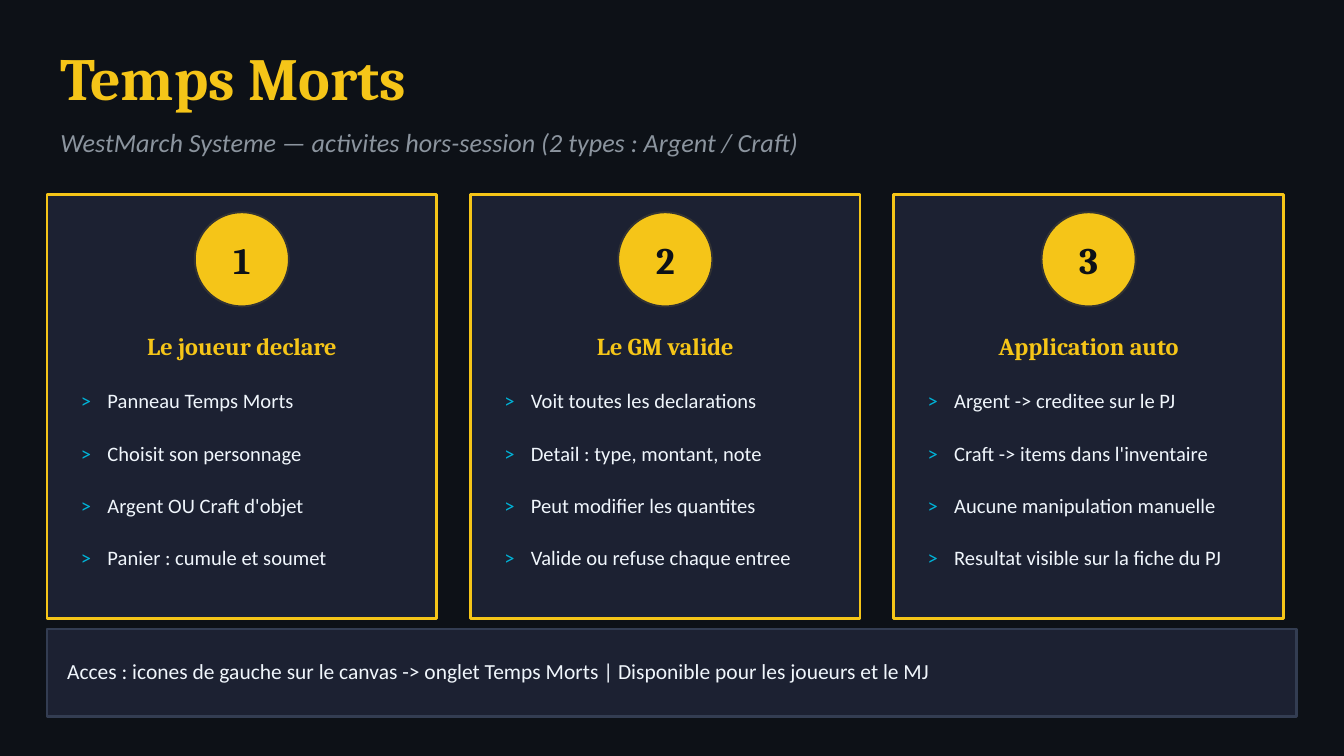
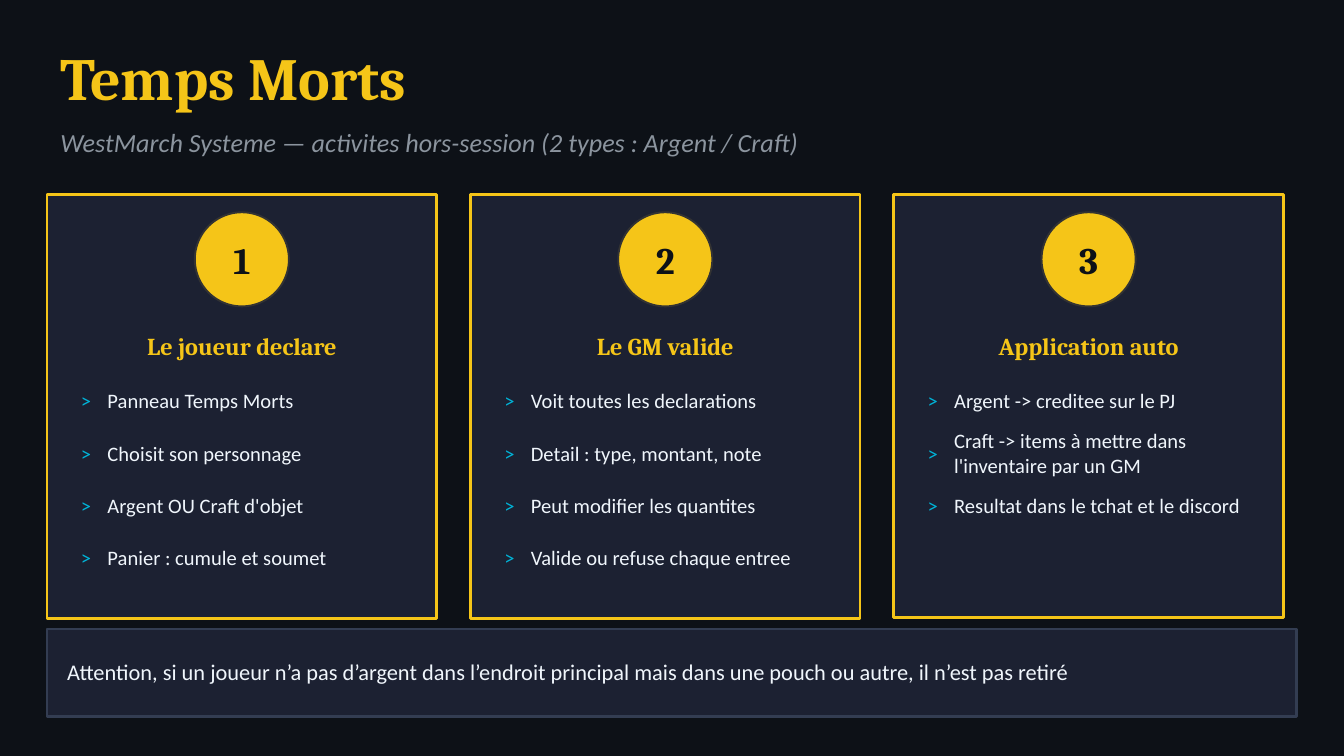
Before and after one commit to Gaetannnnnnnn/westmarch, a slide deck: slide 10 of Guide_MJ_Ashara.pptx. Drawn at 1344x756 pixels with LibreOffice and Linux fonts; fonts in the diff are those of the drawing. Boxes give left, top, right and bottom in pixels: in the first picture for what was removed or moved away, otherwise in the second. Text is boxed around its words. In the diff, an @@ line names an element or a change of style, - is before the commit and + after.

```diff
--- a/Guide_MJ_Ashara.pptx
+++ b/Guide_MJ_Ashara.pptx
@@ text at <box>954,433,1186,477</box>: text changed @@
-Craft -> items dans l'inventaire
+Craft -> items à mettre dans l'inventaire par un GM
@@ text at <box>954,498,1240,513</box>: text changed @@
-Aucune manipulation manuelle
+Resultat dans le tchat et le discord
@@ text removed at <box>914,534,952,582</box> @@
->
@@ text removed at <box>954,550,1221,565</box> @@
-Resultat visible sur la fiche du PJ
@@ text at <box>67,664,1068,684</box>: text changed; size 11.5 to 12 pt @@
-Acces : icones de gauche sur le canvas -> onglet Temps Morts | Disponible pour les joueurs et le MJ
+Attention, si un joueur n’a pas d’argent dans l’endroit principal mais dans une pouch ou autre, il n’est pas retiré
```
Also in this commit, not shown: 3 other slides changed, 8 other files.
